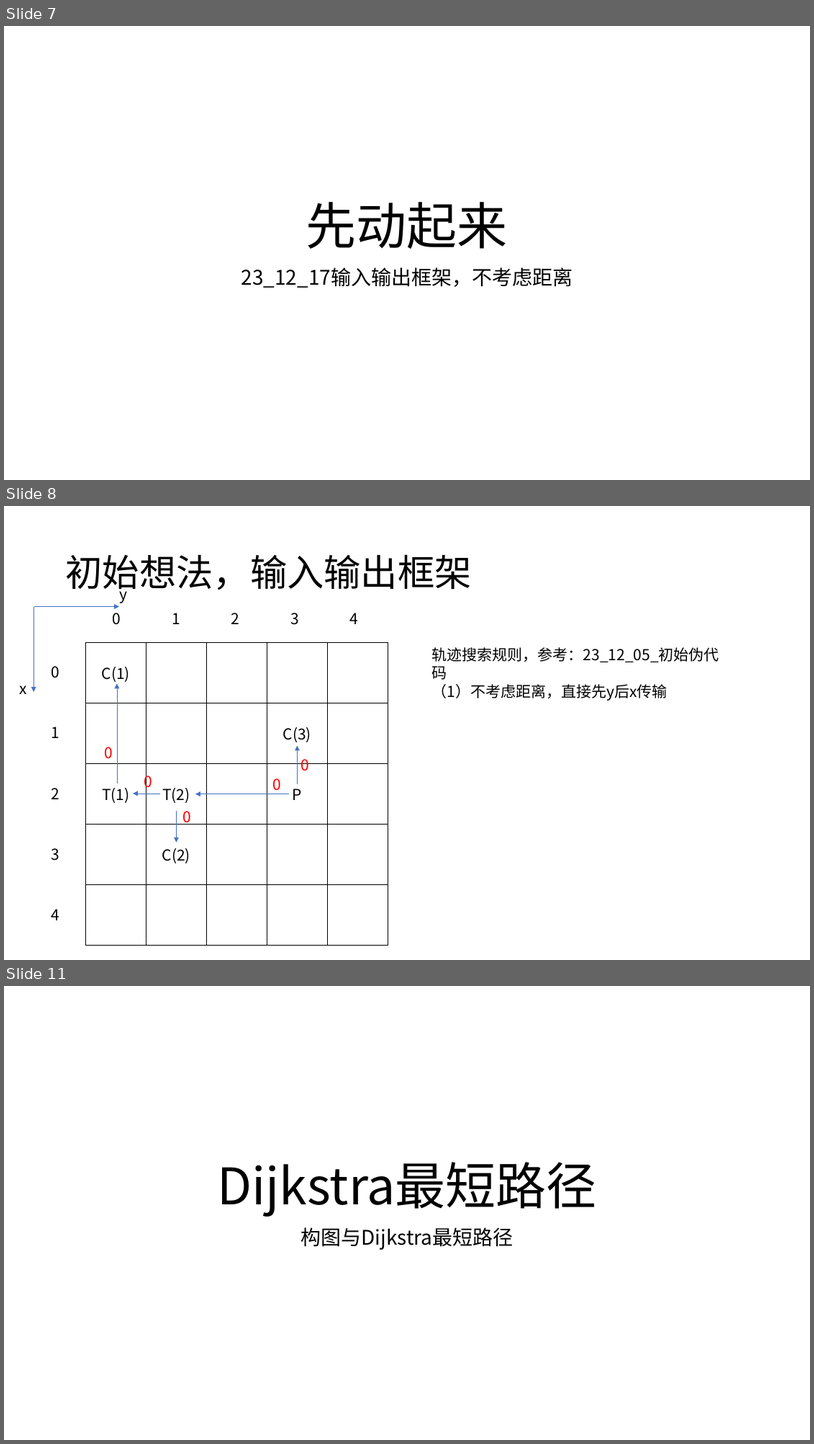
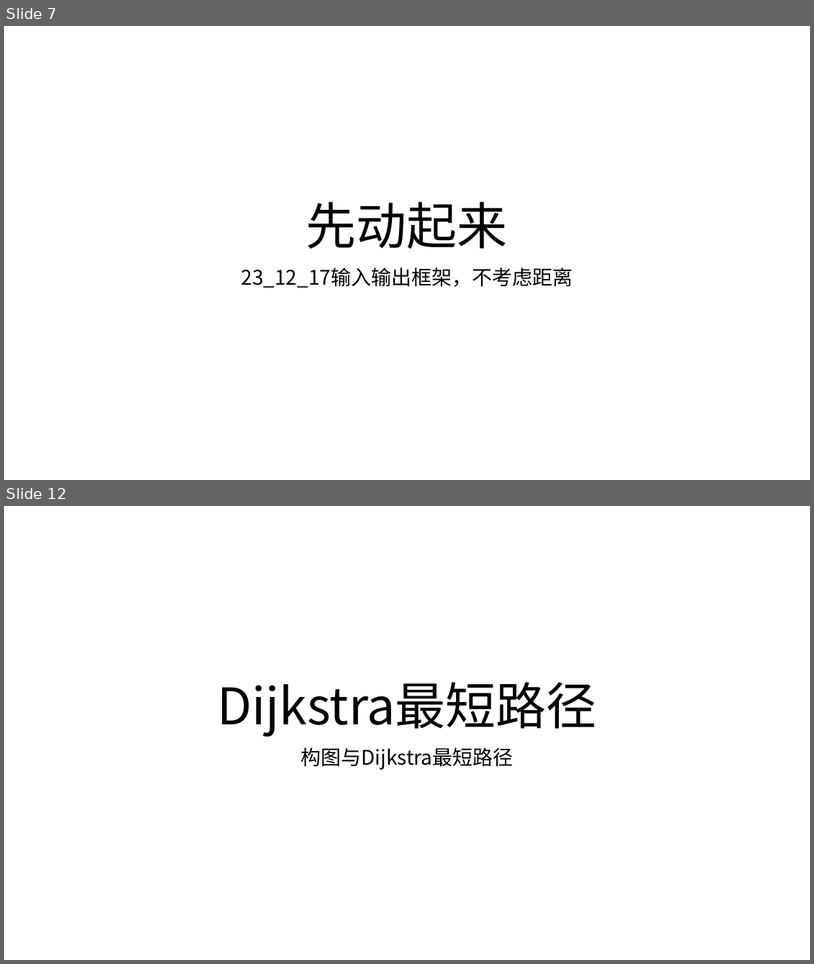
Before and after one commit to HuangDDU/hzy_algorithm, a slide deck: huawei/示例输入输出.pptx. Shown one above the other, each under a label of ours: slides 7, 8 and 11 before the commit, slides 7 and 12 after it; the slides between them are not shown. The pictures are 814x1444 and 814x964 pixels, drawn with LibreOffice and Linux fonts; fonts in the diff are those of the drawing. Boxes give left, top, right and bottom in pixels: in the first picture for what was removed or moved away, otherwise in the second. Text is boxed around its words. In the diff, an @@ line names an element or a change of style, - is before the commit and + after.

```diff
--- a/huawei/示例输入输出.pptx
+++ b/huawei/示例输入输出.pptx
@@ slide 8 removed at bbox=[4, 506, 810, 960], background #FFFFFF @@
@@ title removed at bbox=[65, 554, 472, 595] @@
-初始想法，输入输出框架
@@ text removed at bbox=[119, 584, 127, 603] @@
-y
@@ arrow removed from (34, 606) to (34, 692) @@
@@ arrow removed from (34, 606) to (119, 606) @@
@@ text removed at bbox=[113, 613, 121, 625] @@
-0
@@ text removed at bbox=[172, 613, 180, 624] @@
-1
@@ text removed at bbox=[232, 613, 240, 624] @@
-2
@@ text removed at bbox=[291, 613, 299, 625] @@
-3
@@ text removed at bbox=[350, 613, 359, 624] @@
-4
@@ text removed at bbox=[432, 647, 720, 700] @@
-轨迹搜索规则，参考：23_12_05_初始伪代码
-（1）不考虑距离，直接先y后x传输
@@ text removed at bbox=[52, 666, 60, 678] @@
-0
@@ text removed at bbox=[19, 685, 26, 694] @@
-x
@@ text removed at bbox=[52, 726, 60, 738] @@
-1
@@ text removed at bbox=[104, 746, 113, 759] @@
-0
@@ text removed at bbox=[301, 759, 309, 771] @@
-0
@@ text removed at bbox=[144, 772, 153, 790] @@
-0
@@ text removed at bbox=[273, 778, 281, 794] @@
-0
@@ text removed at bbox=[52, 788, 60, 799] @@
-2
@@ group removed at bbox=[85, 643, 388, 945]: 25 rectangles, 5 arrows @@
-C(1)
-C(3)
-T(1)
-T(2)
-P
-C(2)
@@ text removed at bbox=[183, 811, 192, 824] @@
-0
@@ text removed at bbox=[52, 848, 60, 860] @@
-3
@@ text removed at bbox=[52, 908, 60, 920] @@
-4
@@ what was slide 11 is now slide 12 @@
```
Also in this commit, not shown: 3 slides changed, 4 slides added, 7 other files.
